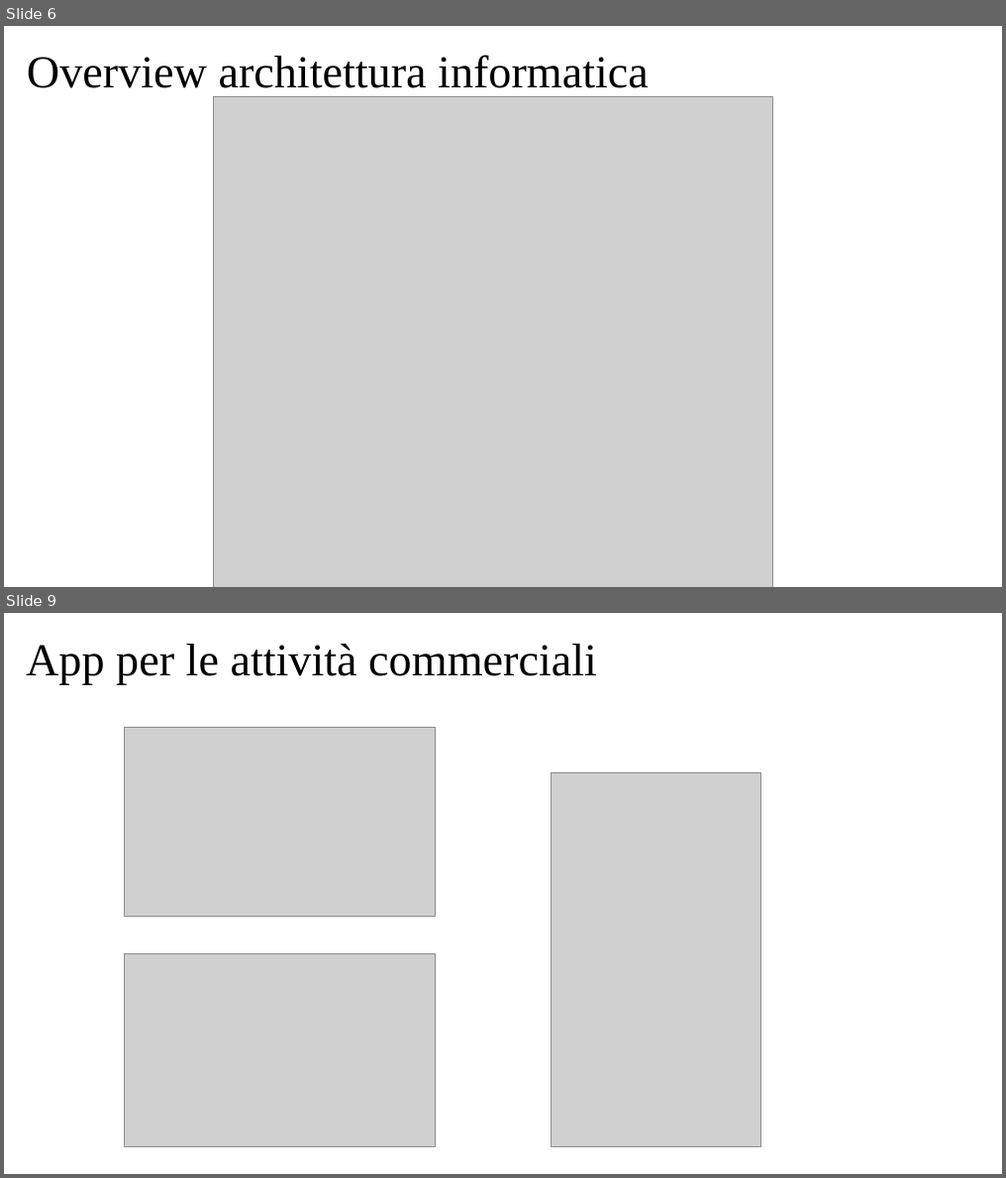
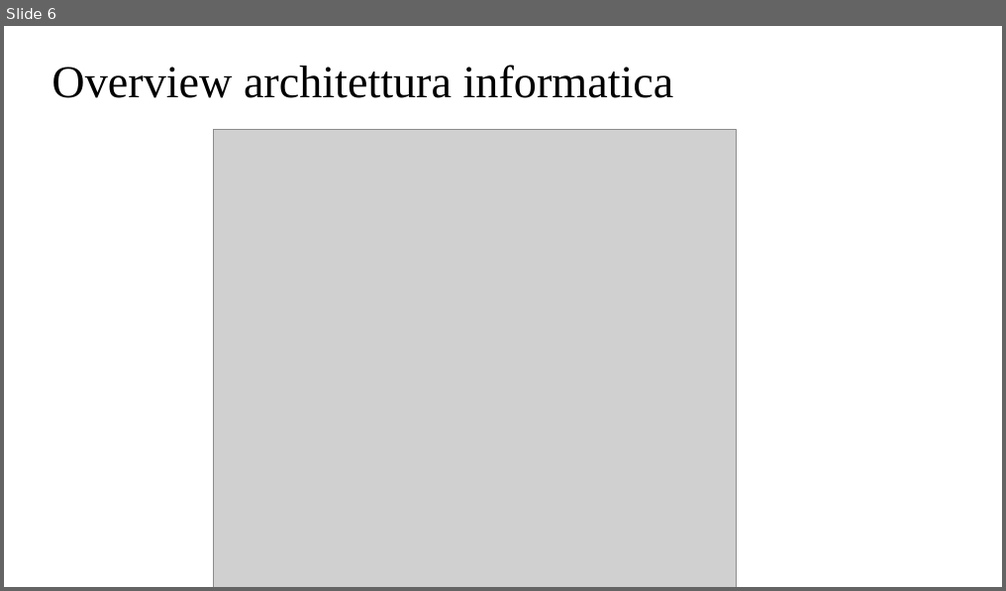
Before and after one commit to davidecolussi/Tesi, a slide deck: presentazione/Colussi_Davide_Presentazione.pptx. Shown one above the other, each under a label of ours: slides 6 and 9 before the commit, slide 6 after it; the slides between them are not shown. The pictures are 1006x1178 and 1006x591 pixels, drawn with LibreOffice and Linux fonts; fonts in the diff are those of the drawing; grey boxes stand for pictures. Boxes give left, top, right and bottom in pixels: in the first picture for what was removed or moved away, otherwise in the second. Text is boxed around its words. In the diff, an @@ line names an element or a change of style, - is before the commit and + after.

```diff
--- a/presentazione/Colussi_Davide_Presentazione.pptx
+++ b/presentazione/Colussi_Davide_Presentazione.pptx
@@ slide 9 removed at <box>4,613,1002,1174</box>, background #FFFFFF @@
@@ title removed at <box>26,644,597,684</box> @@
-App per le attività commerciali
@@ picture removed at <box>125,728,436,917</box> @@
@@ picture removed at <box>550,772,761,1147</box> @@
@@ picture removed at <box>125,954,436,1147</box> @@
@@ slide 6 changed as well @@
@@ title "Overview architettura informatica" rewrapped from <box>27,55,648,97</box> to <box>52,65,674,98</box> @@
@@ picture: place and size @@
-picture at <box>213,96,773,587</box>
+picture at <box>213,129,736,587</box>
```
Also in this commit, not shown: 5 other slides changed, 4 slides added, 4 other slides removed.
